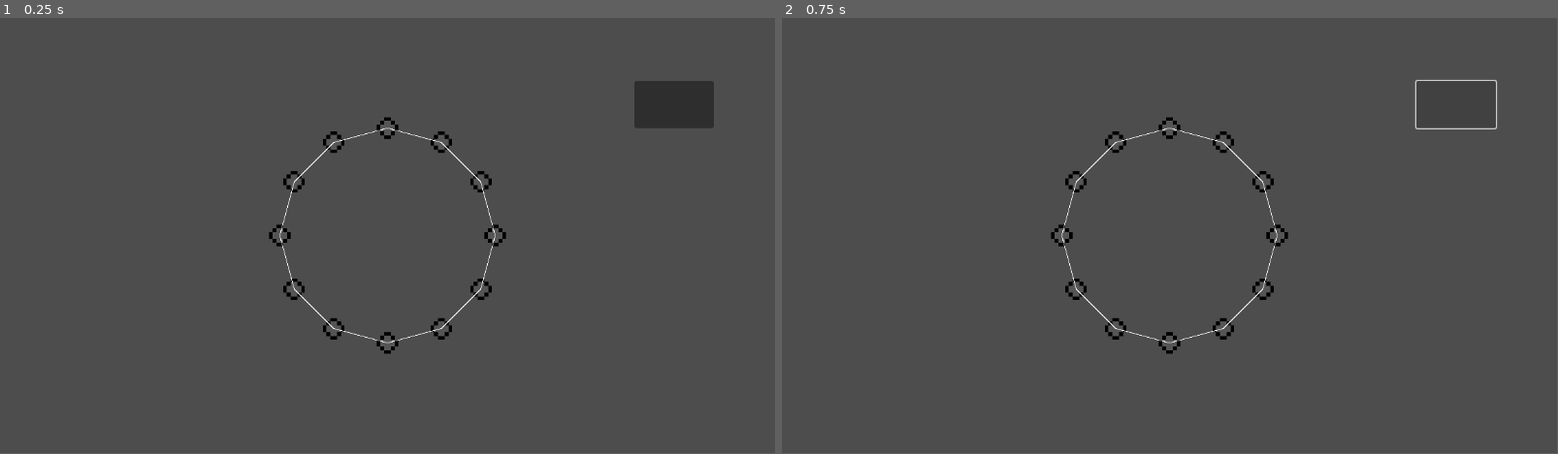
Above: before the commit, frames 1-2 (left to right).
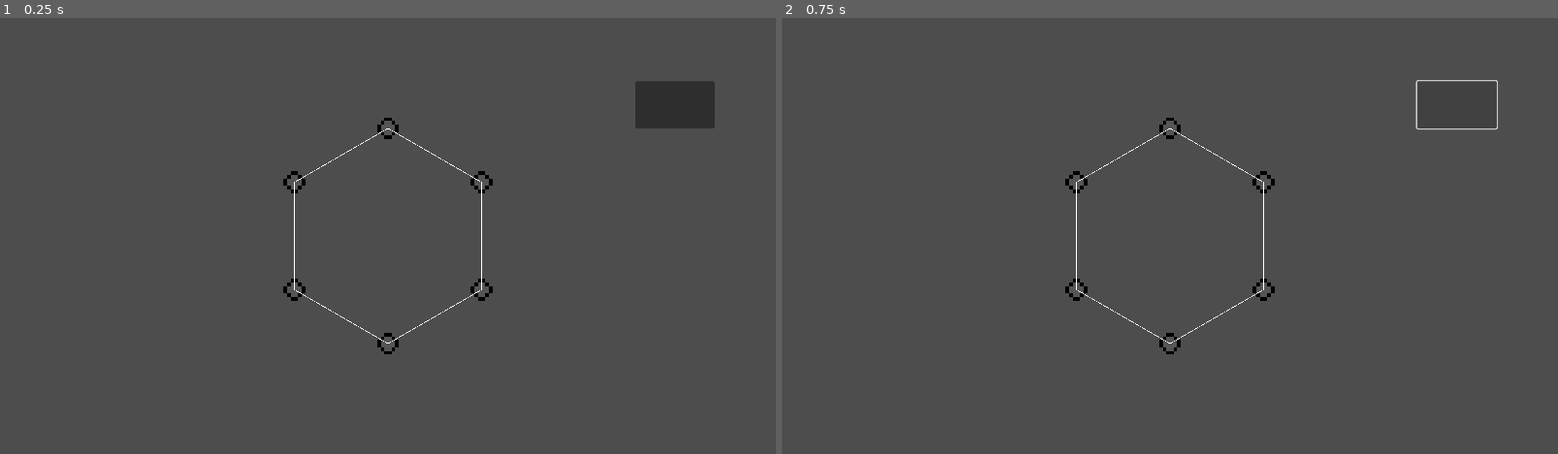
Above: after the commit, the same moments.

Repository: anrew1002/godot_game
Game: Godot game, scene res://scenes/root.tscn
Same seed, same stepped clock (60 frames per second), same inputs: the game is played once before the commit and once after it.
Inputs (mouse positions are in pixels of both pictures, inside the frame that each line leads up to):
- Up to frame 1 (0.25 s): no input
- Up to frame 2 (0.75 s): click (1457, 105) at 0.5 s
In our replay, the window is 799x449 before the commit and 800x450 after it. These sizes can differ from the game's own. Grey fills any space a smaller window leaves; there, only what the larger window draws over its background counts as a difference.

The runs differ from the first frame. In frame 1, 0.9% of the frame differs, in the area x 34-93%, y 14-78%; in frame 2, 0.9%.

Commit message:
socket ctreation on intersect

Diff:
--- a/project.godot
+++ b/project.godot
@@ -15,6 +15,10 @@
 config/features=PackedStringArray("4.2", "GL Compatibility")
 config/icon="res://icon.svg"
 
+[display]
+
+window/stretch/mode="canvas_items"
+
 [dotnet]
 
 project/assembly_name="CombinedDreamCatcher"
--- a/scripts/Catcher.gd
+++ b/scripts/Catcher.gd
@@ -3,7 +3,8 @@
 # Создание сокетов и линии окружности
 
 @onready var socket = preload("uid://bb117svyyitnf")
-
+@onready var threads = $"Threads"
+var cur_index_point:int
 var counter = 0
 # Called when the node enters the scene tree for the first time.
 func _ready():
@@ -23,7 +24,7 @@
 func draw_circle_arc(center, radius, _color):
 	var angle_from = 0
 	var angle_to = 360
-	var nb_points = 12
+	var nb_points = 6
 	var points_arc = PackedVector2Array()
 	counter +=1
 
@@ -33,6 +34,7 @@
 
 	for index_point in range(nb_points+1):
 		#draw_circle(points_arc[index_point], 10, color)
+		cur_index_point = index_point
 		$"Ring".add_point(points_arc[index_point],-1)
 		var instance = socket.instantiate()
 		instance.ID = index_point
@@ -42,4 +44,12 @@
 
 
 func _on_back_pressed():
-	$"Threads".back()
+	threads.back()
+
+
+func _on_threads_line_created(s_pos):
+	var instance = socket.instantiate()
+	instance.ID = cur_index_point
+	cur_index_point+=1
+	sockets.append(instance)
+	instance.global_position = s_pos
--- a/scripts/Socket.gd
+++ b/scripts/Socket.gd
@@ -17,5 +17,5 @@
 
 
 func _on_texture_button_left_click():
-	print(ID,get_global_rect().get_area())
+	# print(ID,get_global_rect().get_area())
 	mouseover = true
--- a/scripts/Threads.gd
+++ b/scripts/Threads.gd
@@ -5,7 +5,9 @@
 @onready var threadLine = preload("uid://cok2wkhtc1j05")
 var is_drawing = false
 @onready var currentString = threadLine.instantiate()
+@onready var socket = preload("uid://bb117svyyitnf")
 
+signal line_created(socket_pos:Vector2)
 
 func buttonCenter():
 	for v in $"../Sockets".get_children():
@@ -21,31 +23,65 @@
 func lineFunction():
 	var v = buttonCenter()
 	if is_drawing:
+		# print("___")
 		currentString.set_point_position(currentString.get_point_count()-1, get_global_mouse_position())
 	if v:
-		print("yea")
+		# print("yea " + (var_to_str(strings.size())))
 		var v_pos = v.get_global_rect().get_center()
 		if currentString.get_point_count() == 0:
 			is_drawing = true
-			print(is_drawing)
+			# print(is_drawing)
 			currentString.add_point(v_pos)
 			currentString.add_point(v_pos)
 		elif currentString.get_point_count() == 3:
+
 			#Заверешение старой линнии
 			strings.append(currentString)
 			currentString.set_point_position(currentString.get_point_count()-1, v_pos)
+			check_line_intersection()
 			# Создание новой линнии
 			currentString = threadLine.instantiate()
 			add_child(currentString)
 
 			is_drawing = false
 		else:
+			# print("___")
 			currentString.set_point_position(currentString.get_point_count()-1, v_pos)
 			currentString.add_point(v_pos)
 		v.mouseover = false
-		print(currentString.get_point_count())
+		# print(currentString.get_point_count())
 
+func check_line_intersection():
+	print("hey")
+	var last_index = len(strings)-1
+	# var color = Color(1.0, 0.0, 0.0)
+	for k in strings[last_index].get_point_count():
+		var trPrimStart = strings[last_index].get_point_position(k)
+		var trPrimEnd = strings[last_index].get_point_position((k+1)%3)
+		print(k)
+		for i in range(last_index):
+			#print(i)
+			for j in range(3):
+				var trIterStart = strings[i].get_point_position(j)
+				var trIterEnd = strings[i].get_point_position((j+1)%3)
+				# print(strings[i])
+				# print("Start")
+				# print(trPrimStart)
+				# print(trPrimEnd)
+				# print("End")
+				# print(trIterStart)
+				# print(trIterEnd)
+				var intersect_point = Geometry2D.segment_intersects_segment(trPrimStart,trPrimEnd,trIterStart,trIterEnd)
+				if intersect_point != null:
+					var sk = socket.instantiate()
+					sk.position = intersect_point
+					add_child(sk)
+					line_created.emit(intersect_point)
+					print(intersect_point)
+					print("intersect!")
+				else: print(intersect_point)
 
+#Функция отмены действия
 func back():
 	if is_drawing == true:
 		currentString.clear_points();
